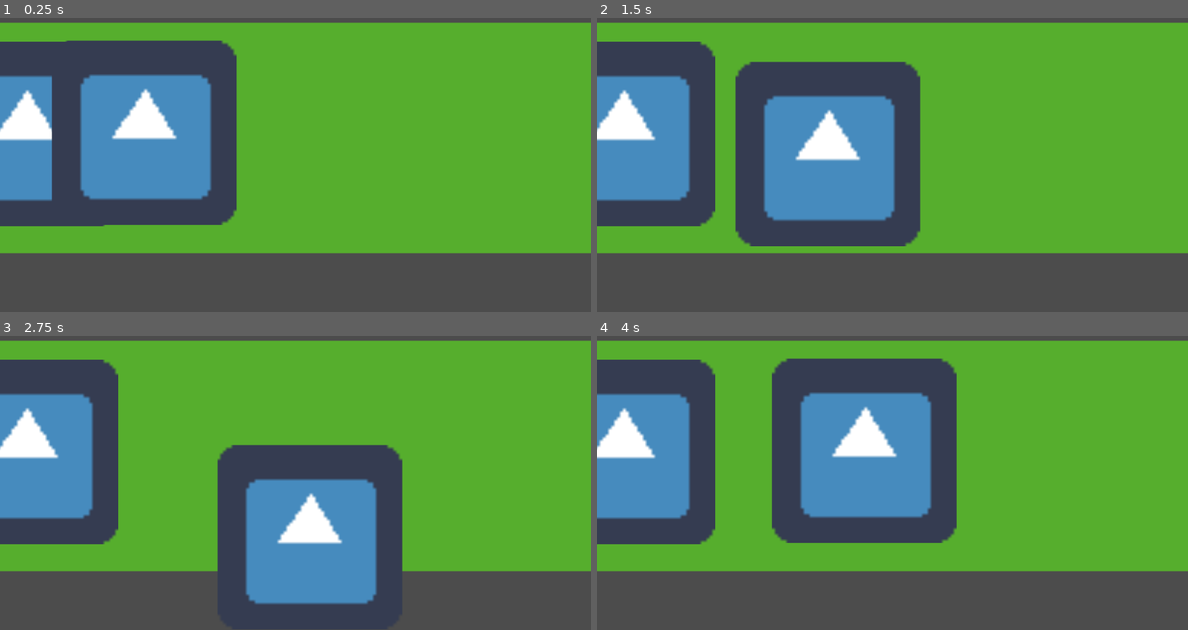
Above: before the commit, frames 1-4 (two rows, left to right).
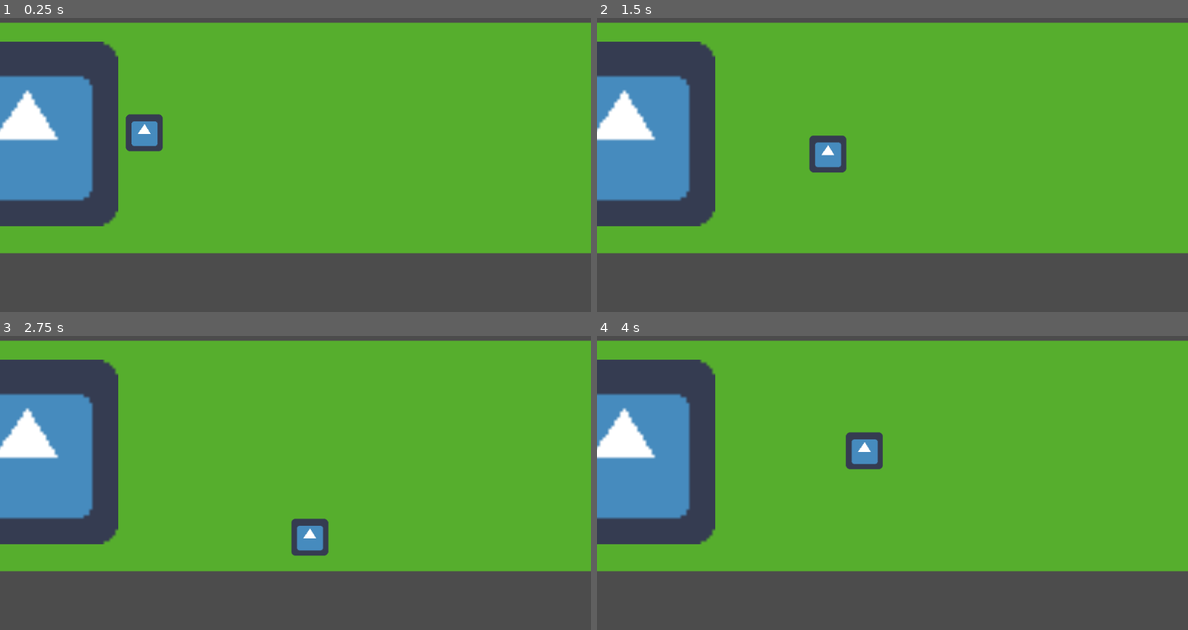
Above: after the commit, the same moments.

Repository: TremblingInferno/TokenWilderness
Game: Godot game, scene res://main.tscn
Two runs of this game, one before a commit and one after it. Both use one fixed random seed, a clock stepped at 60 frames per second and the inputs below. The engine's default icon, where the game draws it, is replaced by a stand-in: a white triangle on a blue panel in a dark square.
Inputs:
- Up to frame 1 (0.25 s): no input
- Up to frame 2 (1.5 s): tap Enter at 0.5 s; hold D (right) 0.53-1.28 s; hold S (down) from 1.28 s (still down)
- Up to frame 3 (2.75 s): release S (down) at 2.03 s; hold D (right) from 2.03 s (still down)
- Up to frame 4 (4 s): release D (right) at 2.78 s; hold W (up) 2.78-3.53 s; hold A (left) from 3.53 s (still down)

The runs differ from the first frame. In frame 1, 17% of the frame differs, in the area x 8-41%, y 7-71%; in frame 2, 19%; in frame 3, 16%; in frame 4, 19%, in the area x 29-61%, y 7-71%.

Commit message:
size of player

Diff:
--- a/main.gd
+++ b/main.gd
@@ -5,5 +5,5 @@
 
 func _ready():
 	var _player = player.instance()
-	_player.transform = spawn_point.global_transform
+	_player.transform.origin = spawn_point.global_transform.origin
 	add_child(_player)
